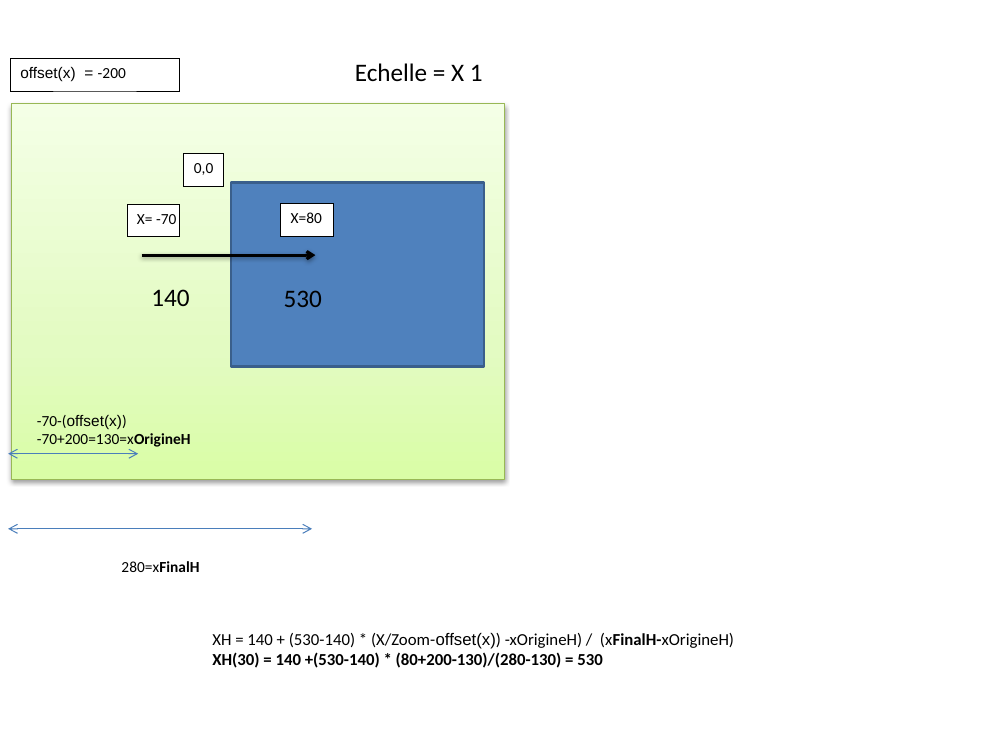
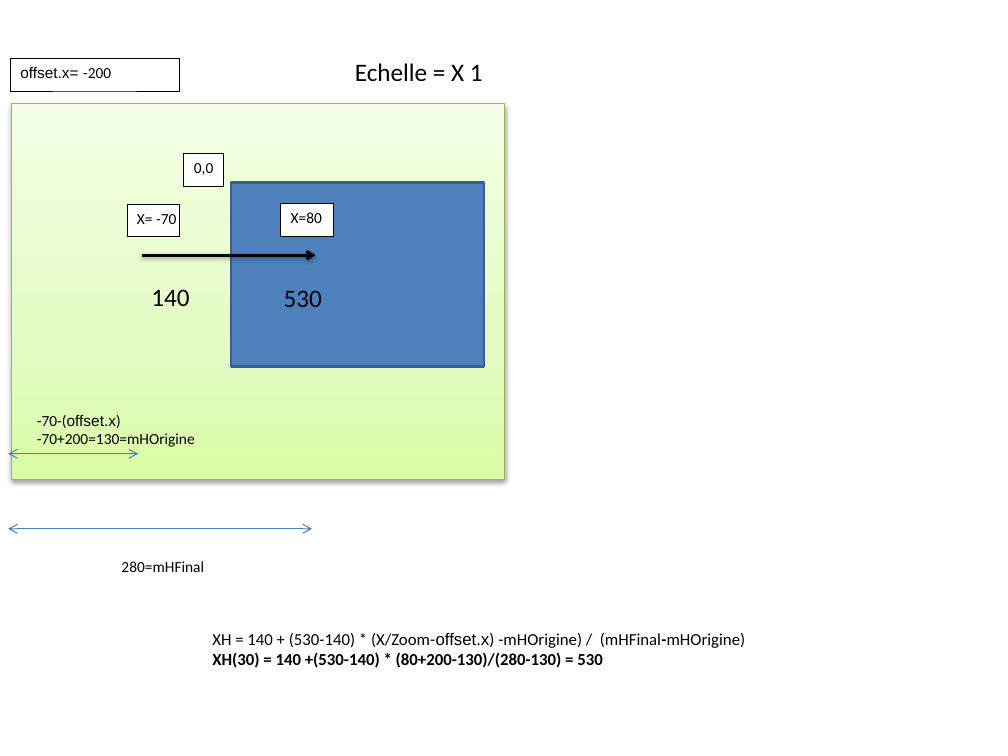
Before and after one commit to ckl67/PAC-Tool, a slide deck: slide 10 of prog_help/EnthalpyDraw.pptx (slide 8 before the commit). Drawn at 1008x756 pixels with LibreOffice and Linux fonts; fonts in the diff are those of the drawing. Boxes give left, top, right and bottom in pixels: in the first picture for what was removed or moved away, otherwise in the second. Text is boxed around its words. In the diff, an @@ line names an element or a change of style, - is before the commit and + after.

```diff
--- a/prog_help/EnthalpyDraw.pptx
+++ b/prog_help/EnthalpyDraw.pptx
@@ text in rectangle at [20,67,111,78]: text changed @@
-offset(x) = -200
+offset.x= -200
@@ text at [37,415,195,447]: text changed @@
--70-(offset(x))
--70+200=130=xOrigineH
+-70-(offset.x)
+-70+200=130=mHOrigine
@@ text at [121,561,204,572]: text changed; bold off @@
-280=xFinalH
+280=mHFinal
@@ text at [212,633,745,648]: text changed @@
-XH = 140 + (530-140) * (X/Zoom-offset(x)) -xOrigineH) / (xFinalH-xOrigineH)
+XH = 140 + (530-140) * (X/Zoom-offset.x) -mHOrigine) / (mHFinal-mHOrigine)
```
Also in this commit, not shown: 8 other slides changed, 5 slides added, 3 slides removed, 10 other files.
